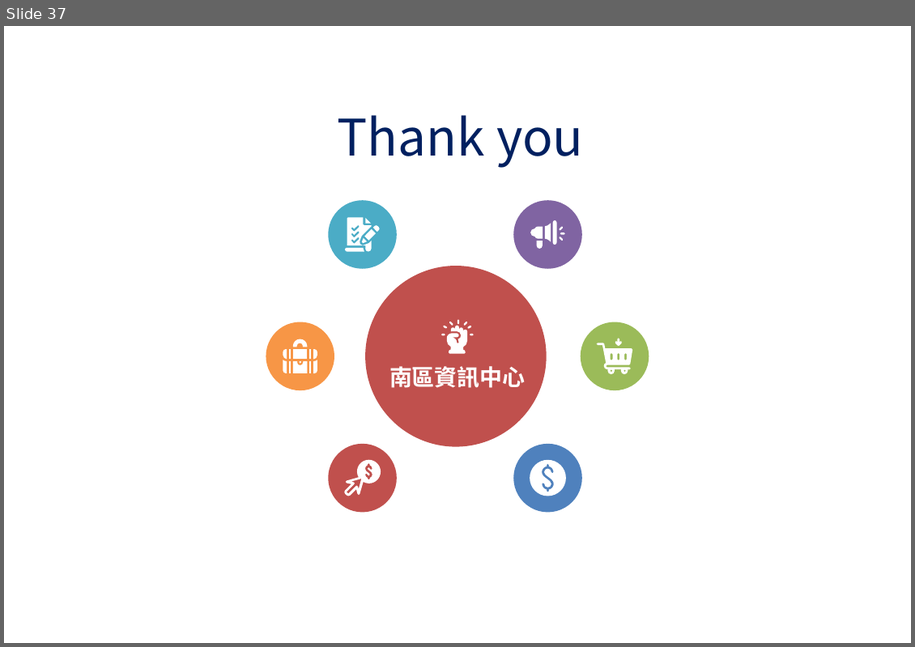
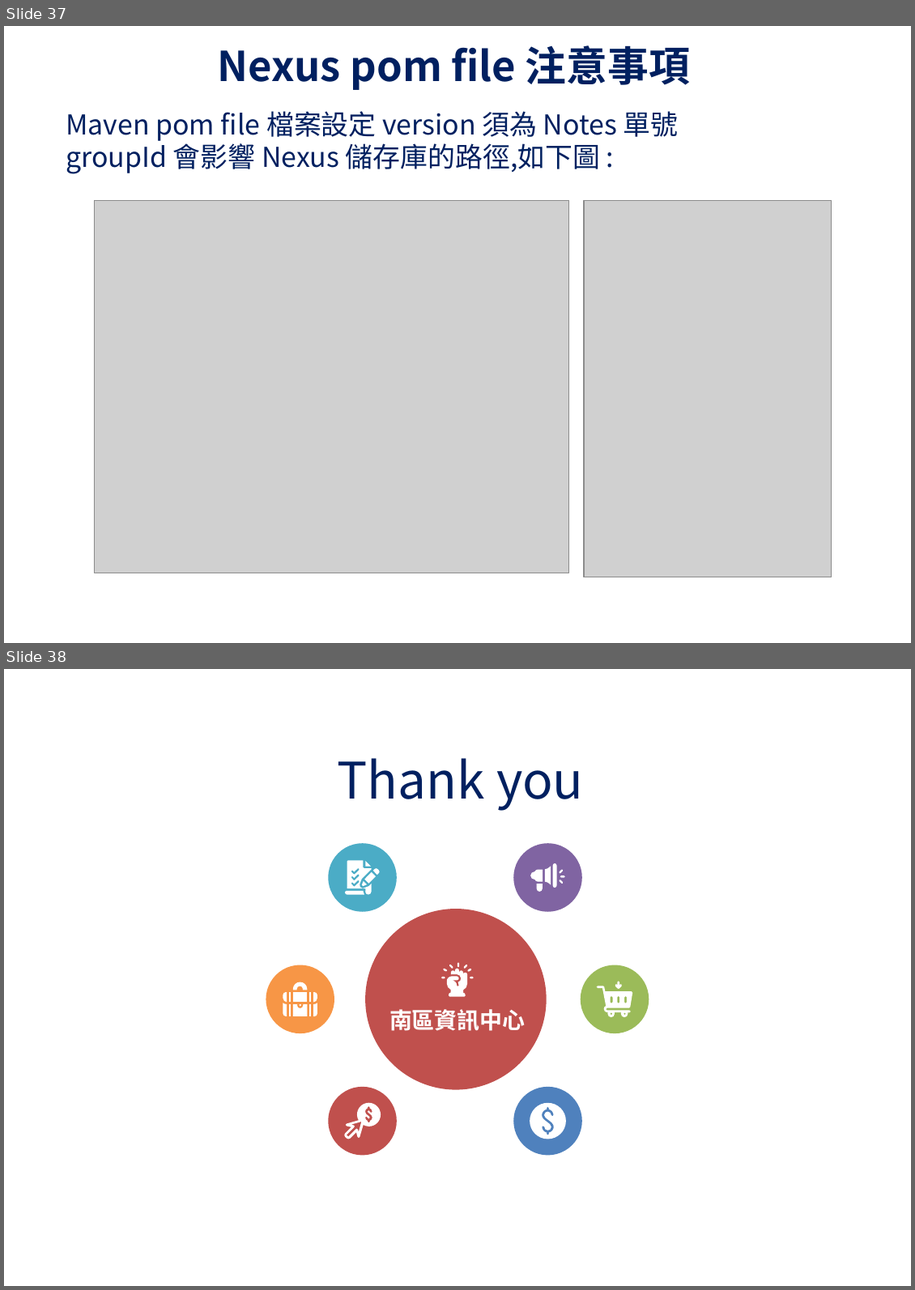
Before and after one commit to UDFWu/transfile, a slide deck: CICD Process.pptx. Shown one above the other, each under a label of ours: slide 37 before the commit, slides 37 and 38 after it. The pictures are 915x647 and 915x1290 pixels, drawn with LibreOffice and Linux fonts; fonts in the diff are those of the drawing; grey boxes stand for pictures; background and template pictures are left out. Boxes give left, top, right and bottom in pixels: in the first picture for what was removed or moved away, otherwise in the second. Text is boxed around its words. In the diff, an @@ line names an element or a change of style, - is before the commit and + after.

```diff
--- a/CICD Process.pptx
+++ b/CICD Process.pptx
@@ slide 37 added at [4,26,911,643], background picture (left out) @@
@@ text added at [217,45,690,90], 36 pt, text #002060, bold @@
+Nexus pom file 注意事項
@@ text added at [66,111,679,174], 24 pt, text #002060 @@
+Maven pom file 檔案設定 version 須為 Notes 單號
+groupId 會影響 Nexus 儲存庫的路徑,如下圖 :
@@ picture added at [95,200,569,574] @@
@@ picture added at [585,200,832,578] @@
@@ what was slide 37 is now slide 38 @@
```
Also in this commit, not shown: 5 slides changed.
